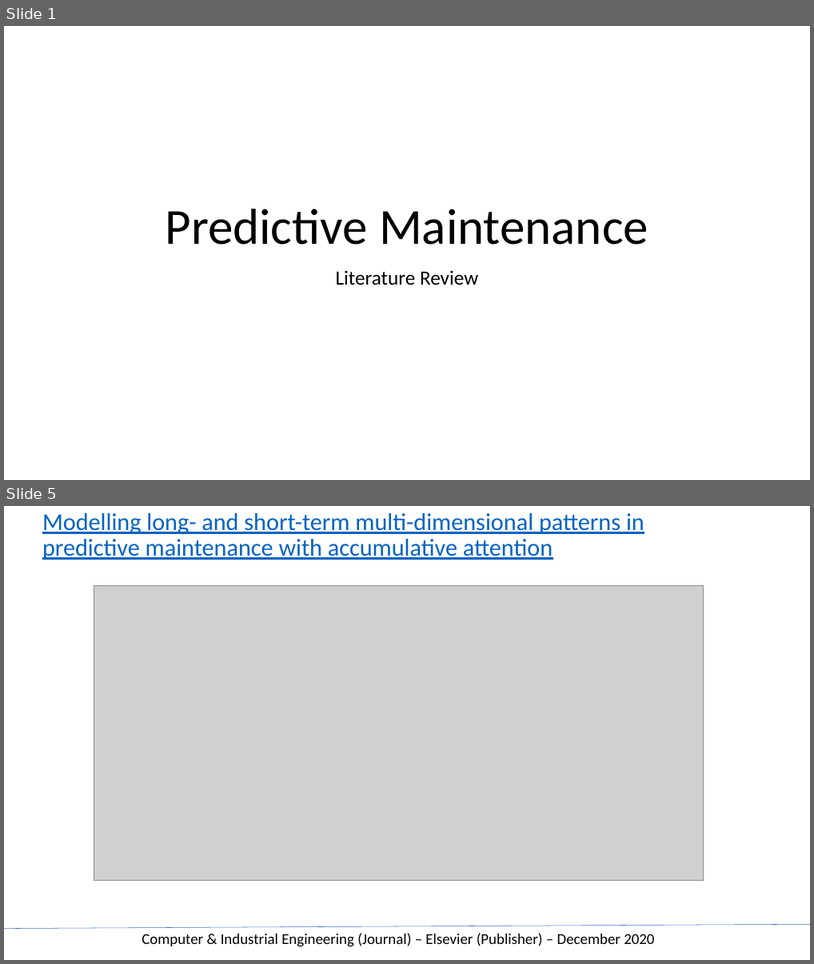
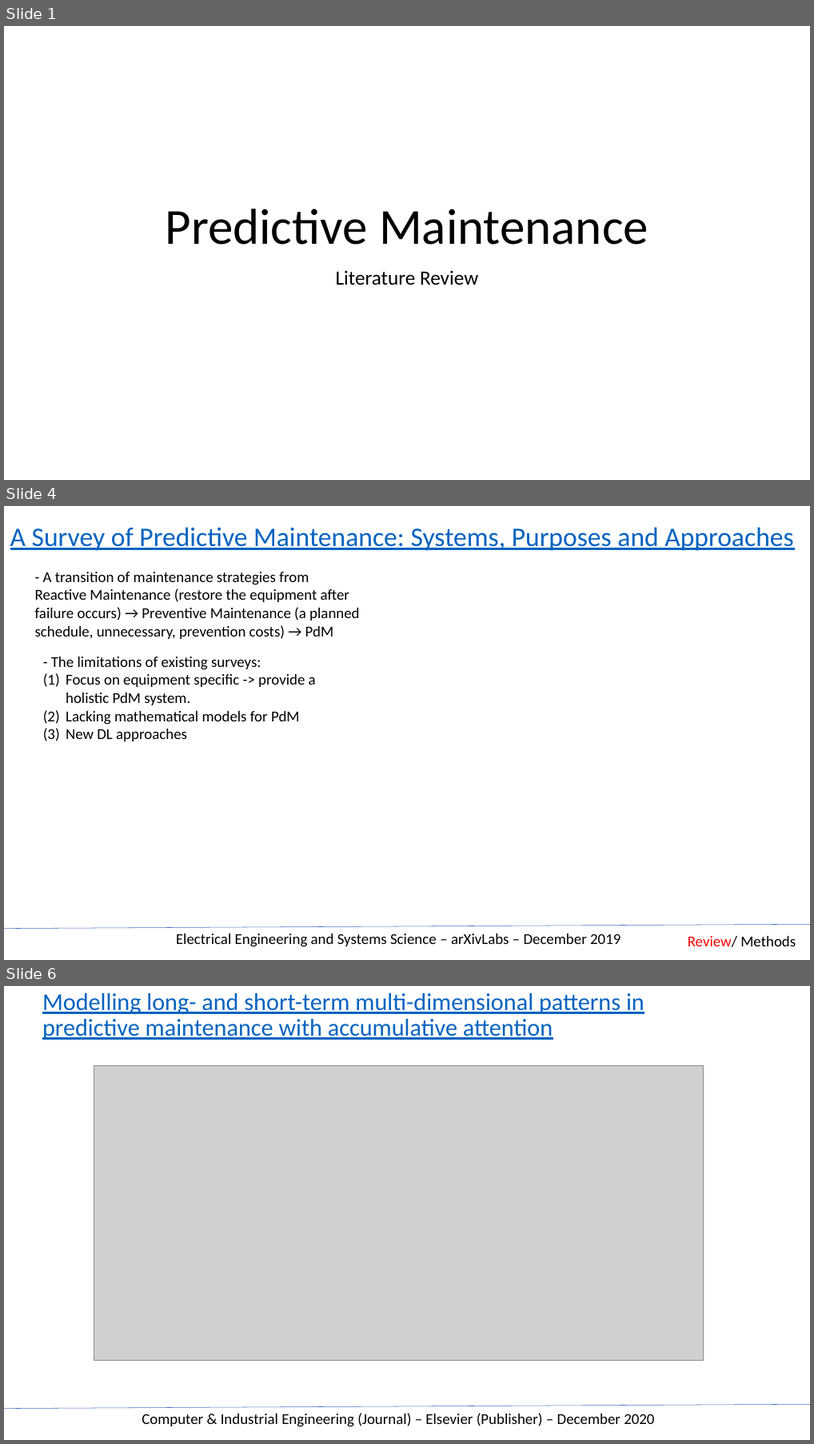
Before and after one commit to mrtrunghieu1/predictive-maintenance-awesome, a slide deck: slides/PredictiveMaintainance_Review.pptx. Shown one above the other, each under a label of ours: slides 1 and 5 before the commit, slides 1, 4 and 6 after it; the slides between them are not shown. The pictures are 814x964 and 814x1444 pixels, drawn with LibreOffice and Linux fonts; fonts in the diff are those of the drawing; grey boxes stand for pictures. Boxes give left, top, right and bottom in pixels: in the first picture for what was removed or moved away, otherwise in the second. Text is boxed around its words. In the diff, an @@ line names an element or a change of style, - is before the commit and + after.

Commit message:
[UPDATE] Complete 1 survey review

```diff
--- a/slides/PredictiveMaintainance_Review.pptx
+++ b/slides/PredictiveMaintainance_Review.pptx
@@ slide 4 added at <box>4,506,810,960</box>, background #FFFFFF @@
@@ title added at <box>10,527,794,551</box>, 32 pt, text #0563C1, underline @@
+A Survey of Predictive Maintenance: Systems, Purposes and Approaches
@@ text added at <box>35,572,359,639</box>, 18 pt, text #000000 @@
+- A transition of maintenance strategies from Reactive Maintenance (restore the equipment after failure occurs) → Preventive Maintenance (a planned schedule, unnecessary, prevention costs) → PdM
@@ text added at <box>51,656,316,741</box>, 18 pt, text #000000 @@
+- The limitations of existing surveys:
+(1) Focus on equipment specific -> provide a holistic PdM system.
+(2) Lacking mathematical models for PdM
+(3) New DL approaches
@@ line added from (4, 928) to (810, 924), #4472C4 0.5 pt @@
@@ text added at <box>176,933,621,947</box>, 18 pt, text #000000 @@
+Electrical Engineering and Systems Science – arXivLabs – December 2019
@@ text added at <box>688,936,796,947</box>, 18 pt, text #000000 @@
+Review/ Methods
@@ what was slide 5 is now slide 6 @@
```
Also in this commit, not shown: 2 slides changed.
